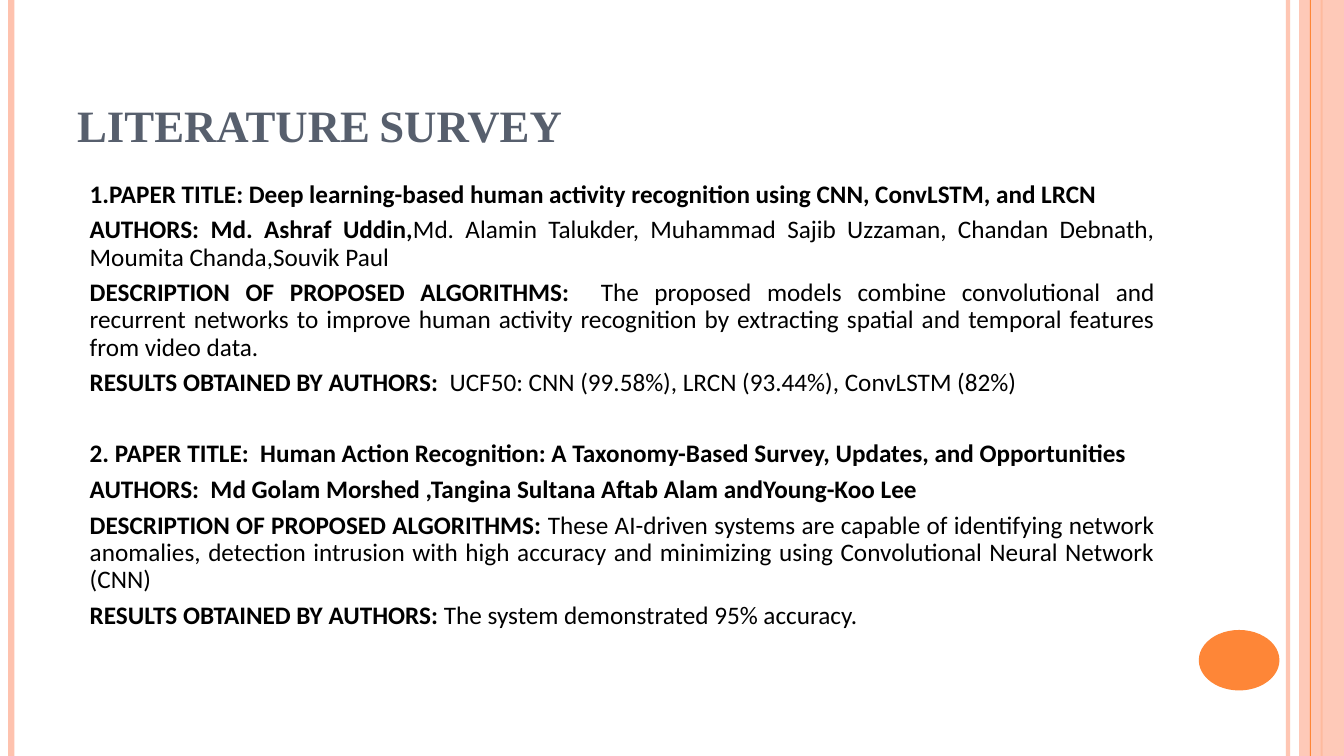
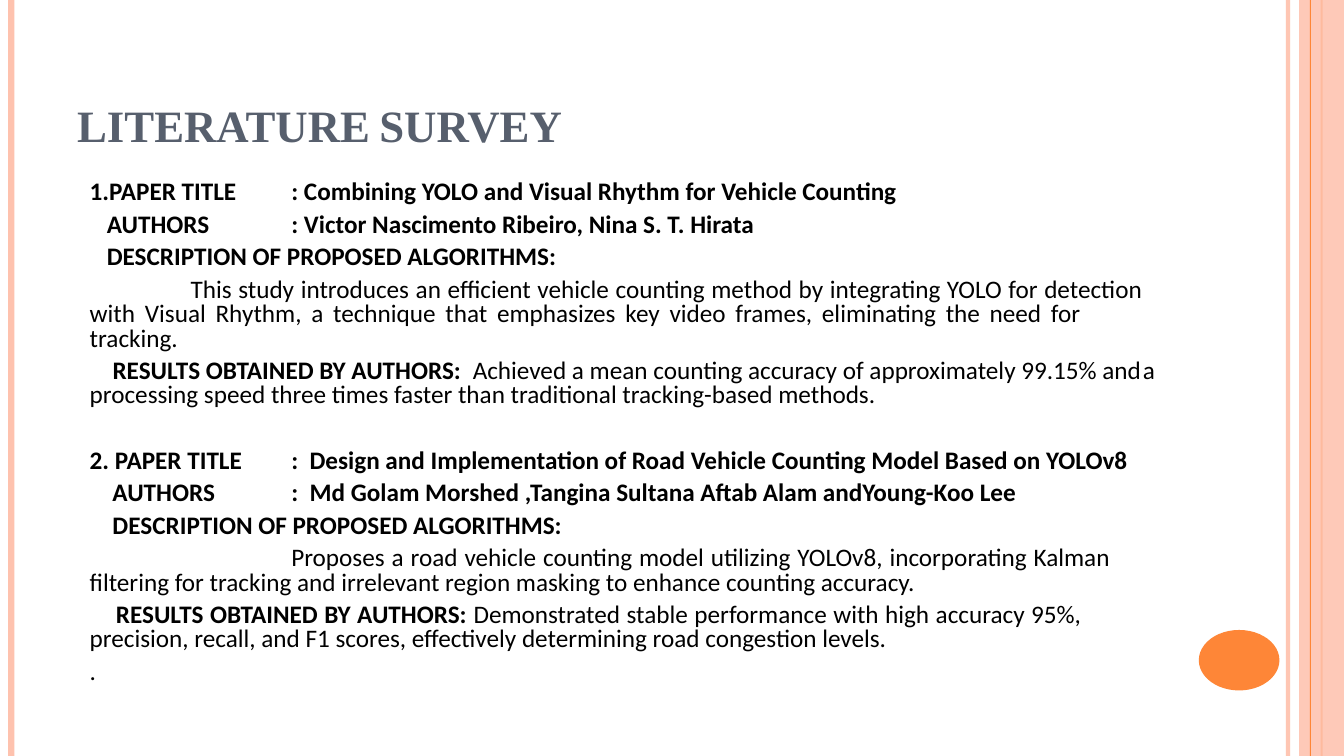
Before and after one commit to karthikeya-goud/Mini_project, a slide deck: slide 5 of B10 PRC 3.pptx. Drawn at 1344x756 pixels with LibreOffice and Linux fonts; fonts in the diff are those of the drawing. Boxes give left, top, right and bottom in pixels: in the first picture for what was removed or moved away, otherwise in the second. Text is boxed around its words. In the diff, an @@ line names an element or a change of style, - is before the commit and + after.

```diff
--- a/B10 PRC 3.pptx
+++ b/B10 PRC 3.pptx
@@ text at (90, 182, 1155, 652): text changed @@
-1.PAPER TITLE: Deep learning-based human activity recognition using CNN, ConvLSTM, and LRCN
-AUTHORS: Md. Ashraf Uddin,Md. Alamin Talukder, Muhammad Sajib Uzzaman, Chandan Debnath, Moumita Chanda,Souvik Paul
-DESCRIPTION OF PROPOSED ALGORITHMS: The proposed models combine convolutional and recurrent networks to improve human activity recognition by extracting spatial and temporal features from video data.
-RESULTS OBTAINED BY AUTHORS: UCF50: CNN (99.58%), LRCN (93.44%), ConvLSTM (82%)
-2. PAPER TITLE: Human Action Recognition: A Taxonomy-Based Survey, Updates, and Opportunities
-AUTHORS: Md Golam Morshed ,Tangina Sultana Aftab Alam andYoung-Koo Lee
-DESCRIPTION OF PROPOSED ALGORITHMS: These AI-driven systems are capable of identifying network anomalies, detection intrusion with high accuracy and minimizing using Convolutional Neural Network (CNN)
-RESULTS OBTAINED BY AUTHORS: The system demonstrated 95% accuracy.
+1.PAPER TITLE : Combining YOLO and Visual Rhythm for Vehicle Counting
+AUTHORS : Victor Nascimento Ribeiro, Nina S. T. Hirata
+DESCRIPTION OF PROPOSED ALGORITHMS:
+This study introduces an efficient vehicle counting method by integrating YOLO for detection with Visual Rhythm, a technique that emphasizes key video frames, eliminating the need for tracking.
+RESULTS OBTAINED BY AUTHORS: Achieved a mean counting accuracy of approximately 99.15% and a processing speed three times faster than traditional tracking-based methods.
+2. PAPER TITLE : Design and Implementation of Road Vehicle Counting Model Based on YOLOv8
+AUTHORS : Md Golam Morshed ,Tangina Sultana Aftab Alam andYoung-Koo Lee
+DESCRIPTION OF PROPOSED ALGORITHMS:
+Proposes a road vehicle counting model utilizing YOLOv8, incorporating Kalman filtering for tracking and irrelevant region masking to enhance counting accuracy.
+RESULTS OBTAINED BY AUTHORS: Demonstrated stable performance with high accuracy 95%, precision, recall, and F1 scores, effectively determining road congestion levels.
+.
```
Also in this commit, not shown: 15 other slides changed, 3 slides added, 6 slides removed.
